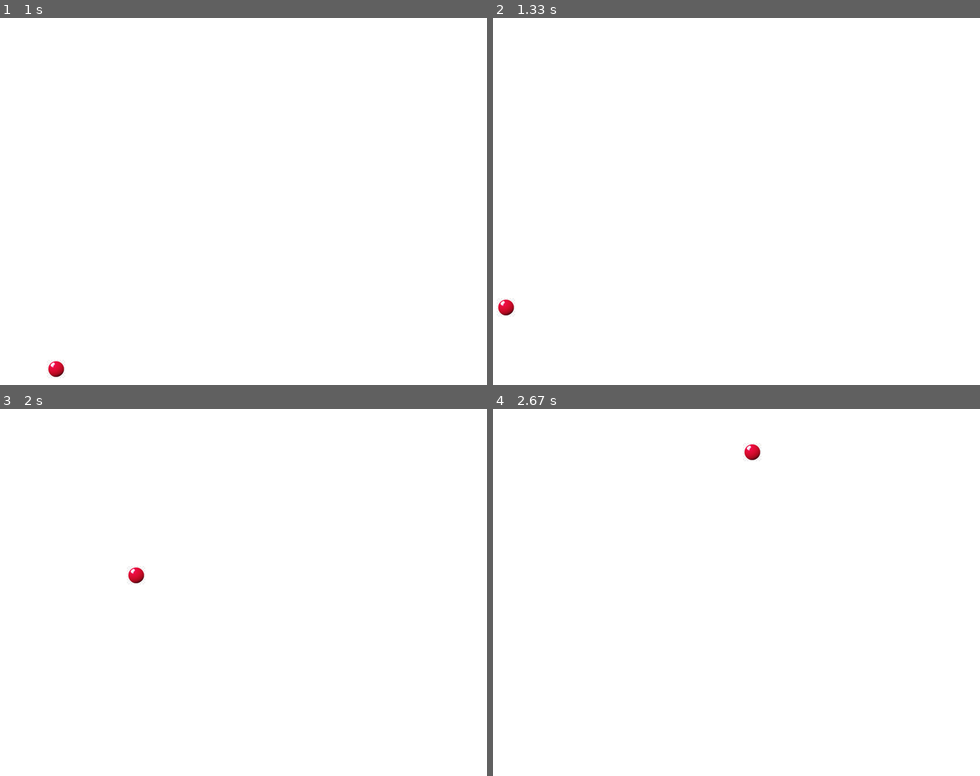
Above: before the commit, frames 1-4 (two rows, left to right).
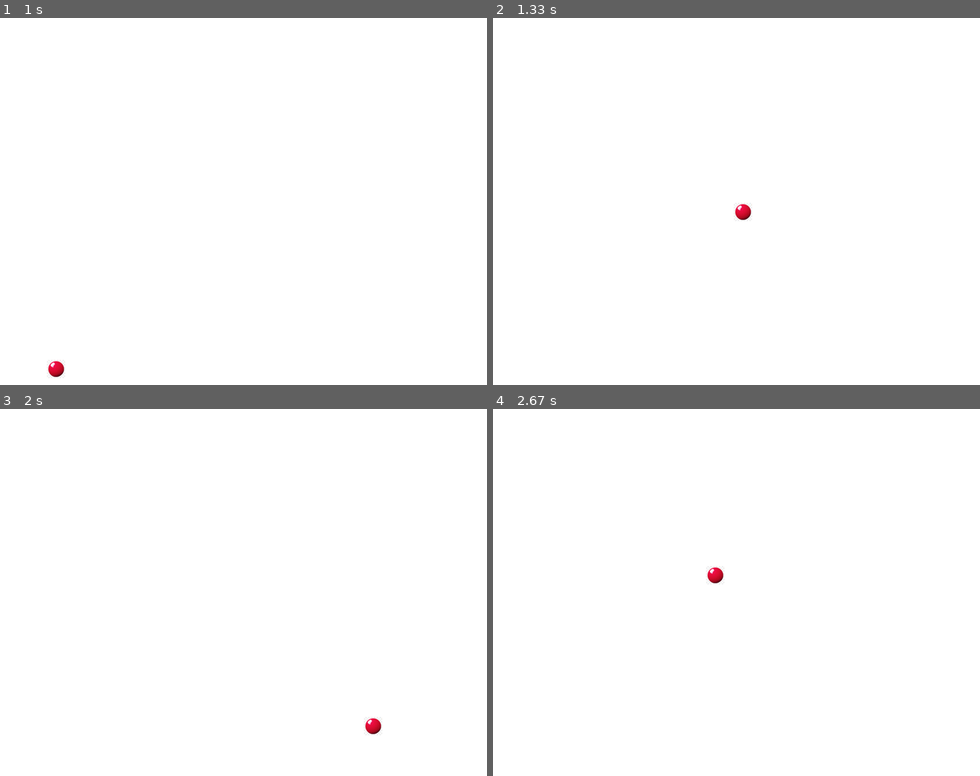
Above: after the commit, the same moments.

Repository: hectorRperez/Pygame_Pong
Game: pygame game, started from main.py
Two runs of this game, one before a commit and one after it. Both use one fixed random seed, a clock stepped at 60 frames per second and the inputs below.
Inputs:
- Up to frame 1 (1 s): no input
- Up to frame 2 (1.33 s): no input
- Up to frame 3 (2 s): no input
- Up to frame 4 (2.67 s): no input

Frame 1 is identical in both runs. In frame 2, 0.2% of the frame differs, in the area x 0-54%, y 50-82%; in frame 3, 0.2%; in frame 4, 0.2%.

Commit message:
Se agrego el metodo reiniciar y se modifico el metodo rebotar

Diff:
--- a/main.py
+++ b/main.py
@@ -43,17 +43,43 @@
     def rebotar(self):
 
         if self.x <= 0:
-            self.dir_x = -self.dir_x
-            print('Rebote x: ',self.dir_x)
+            print('Rebote X <= 0')
+            print('Posición x: ',self.x)
+            print('direccion x: ',self.dir_x)
+            print('Luego del reinicio')
+            self.reiniciar()
+            print('Posición x: ',self.x)
+            print('direccion x: ',self.dir_x)
+
         if self.x + self.ancho >= VENTANA_HORI:
-            self.dir_x = -self.dir_x
-            print('Rebote x: ',self.dir_x)
+            print('Rebote X >= VENTANA_HORI')
+            print('Posición x: ',self.x)
+            print('direccion x: ',self.dir_x)
+            print('Luego del reinicio')
+            self.reiniciar()
+            print('Posición x: ',self.x)
+            print('direccion x: ',self.dir_x)
+
         if self.y <= 0:
             self.dir_y = -self.dir_y
-            print('Rebote Y: ',self.dir_y)
+            print('Rebote Y <= 0')
+            print('Posición y: ',self.y)
+            print('direccion y: ',self.dir_y)
+
         if self.y + self.alto >= VENTANA_VERTI:
             self.dir_y = -self.dir_y
-            print('Rebote Y: ',self.dir_y)
+            print('Rebote Y  >= VENTANA_VERTI')
+            print('Posición y: ',self.y)
+            print('direccion y: ',self.dir_y)
+
+    def reiniciar(self):
+        #Posición de la pelota en el medio
+        self.x = VENTANA_HORI / 2 - self.ancho / 2
+        self.y = VENTANA_VERTI / 2 - self.alto / 2
+
+        self.dir_x = -self.dir_x
+        self.dir_y = random.choice([-5,5])
+
 
 
 def main():
